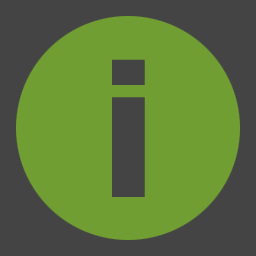
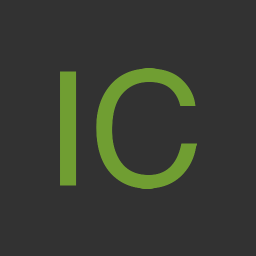
Layers edited between the first and the second 256px x 256px image:
added group "Icarus" with 2 layers above "Info" over [0,0,256,256]
added layer "IC" in group "Icarus" over [60,68,197,189]
added layer "bg" (1st of 2, in "Icarus") in group "Icarus" over [0,0,256,256]
renamed "info" to "Info", hid the group it (2 layers) over [16,16,240,240]
